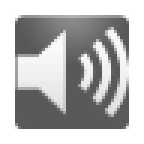
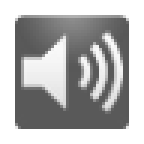
Before/after of a 144×144 layered artwork. What changed in the layer stack:
painted on "Background" over [15, 24, 129, 120]
